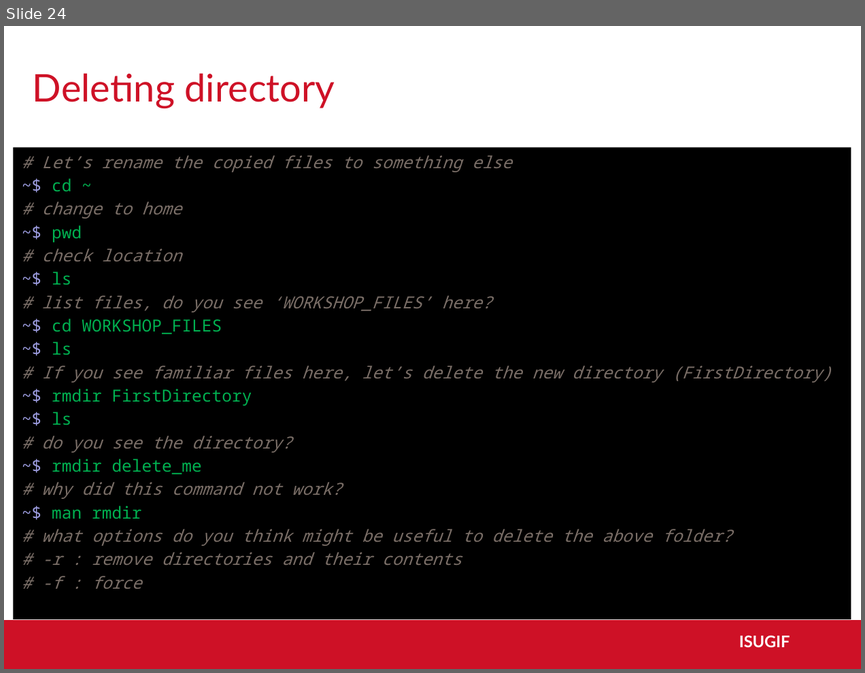
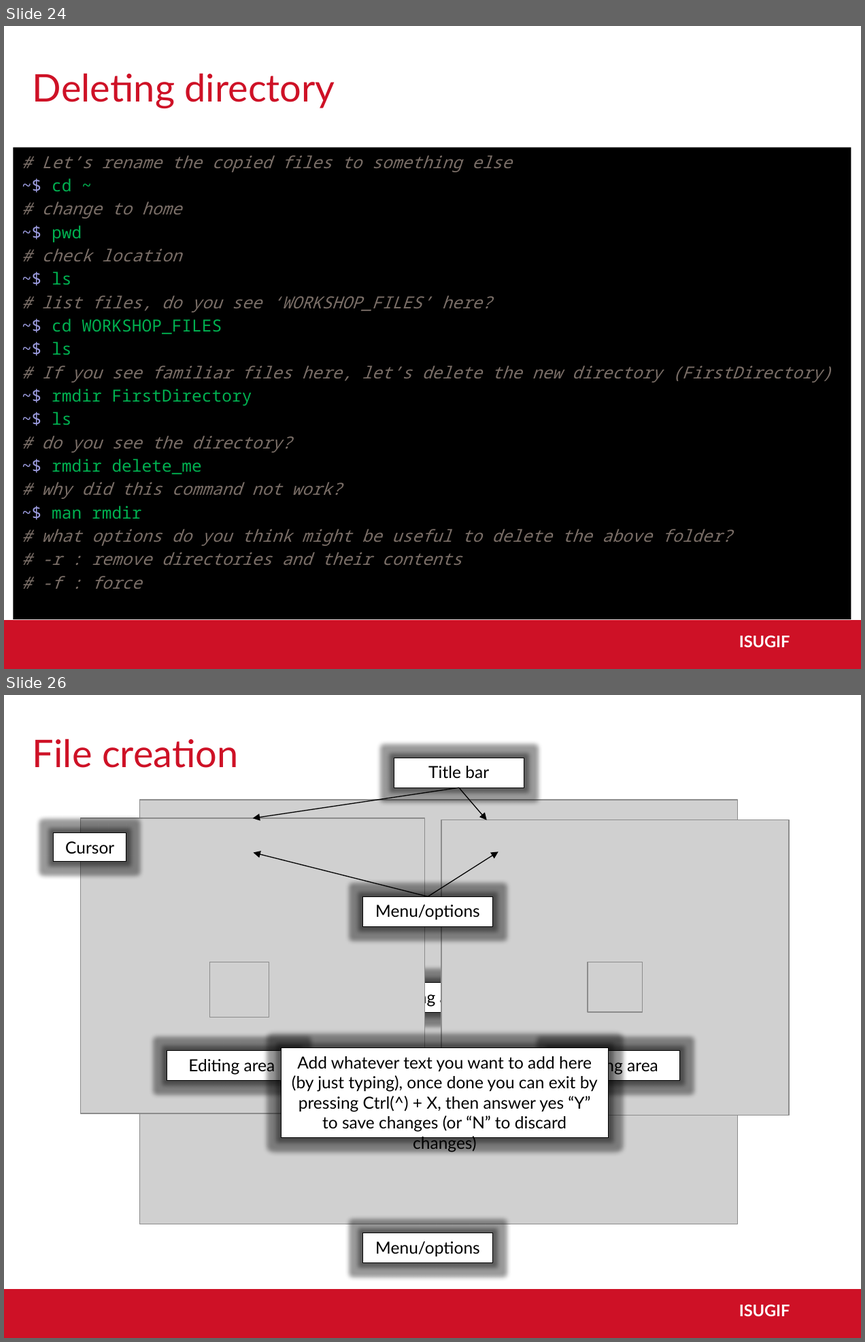
Before and after one commit to ISUgenomics/basic_UNIX_2015, a slide deck: slides_workshop_as.pptx. Shown one above the other, each under a label of ours: slide 24 before the commit, slides 24 and 26 after it; the slides between them are not shown. The pictures are 865x673 and 865x1342 pixels, drawn with LibreOffice and Linux fonts; fonts in the diff are those of the drawing; grey boxes stand for pictures; background and template pictures are left out. Boxes give left, top, right and bottom in pixels: in the first picture for what was removed or moved away, otherwise in the second. Text is boxed around its words. In the diff, an @@ line names an element or a change of style, - is before the commit and + after.

```diff
--- a/slides_workshop_as.pptx
+++ b/slides_workshop_as.pptx
@@ slide 26 added at bbox=[4, 695, 861, 1338], background #FFFFFF; not listed: 2 template elements that a slide beside it also shows @@
@@ title added at bbox=[33, 739, 239, 768], 32 pt, text #CE1126 @@
+File creation
@@ rectangle added at bbox=[394, 758, 524, 787], fill #FFFFFF, outline #000000 0.75 pt, 14 pt, text #000000 @@
+Title bar
@@ arrow added from (459, 787) to (252, 818), #000000 0.75 pt @@
@@ arrow added from (459, 787) to (486, 820), #000000 0.75 pt @@
@@ picture added at bbox=[139, 800, 736, 1223] @@
@@ rectangle added at bbox=[54, 833, 126, 861], fill #FFFFFF, outline #000000 0.75 pt, 14 pt, text #000000 @@
+Cursor
@@ picture added at bbox=[80, 818, 425, 1113] @@
@@ picture added at bbox=[441, 820, 789, 1115] @@
@@ arrow added from (428, 896) to (254, 853), #000000 0.75 pt @@
@@ arrow added from (428, 896) to (498, 852), #000000 0.75 pt @@
@@ rectangle added at bbox=[363, 896, 492, 926], fill #FFFFFF, outline #000000 0.75 pt, 14 pt, text #000000 @@
+Menu/options
@@ picture added at bbox=[209, 962, 269, 1017] @@
@@ picture added at bbox=[587, 962, 643, 1011] @@
@@ rectangle added at bbox=[363, 982, 492, 1012], fill #FFFFFF, outline #000000 0.75 pt, 14 pt, text #000000 @@
+Editing area
@@ rectangle added at bbox=[167, 1051, 296, 1081], fill #FFFFFF, outline #000000 0.75 pt, 14 pt, text #000000 @@
+Editing area
@@ rectangle added at bbox=[281, 1048, 609, 1137], fill #FFFFFF, outline #000000 0.75 pt, 14 pt, text #000000 @@
+Add whatever text you want to add here (by just typing), once done you can exit by pressing Ctrl(^) + X, then answer yes “Y” to save changes (or “N” to discard changes)
@@ rectangle added at bbox=[550, 1051, 679, 1081], fill #FFFFFF, outline #000000 0.75 pt, 14 pt, text #000000 @@
+Editing area
@@ rectangle added at bbox=[363, 1232, 492, 1262], fill #FFFFFF, outline #000000 0.75 pt, 14 pt, text #000000 @@
+Menu/options
```
Also in this commit, not shown: 3 slides changed, 8 other slides added, 6 slides removed.
